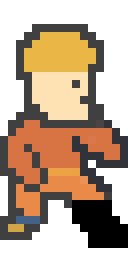
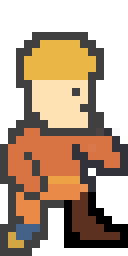
Revision of a layered (128, 256) image; what changed, layer by layer:
renamed "Layer 4" to "Layer 1", painted on it over [0, 24, 128, 256]
